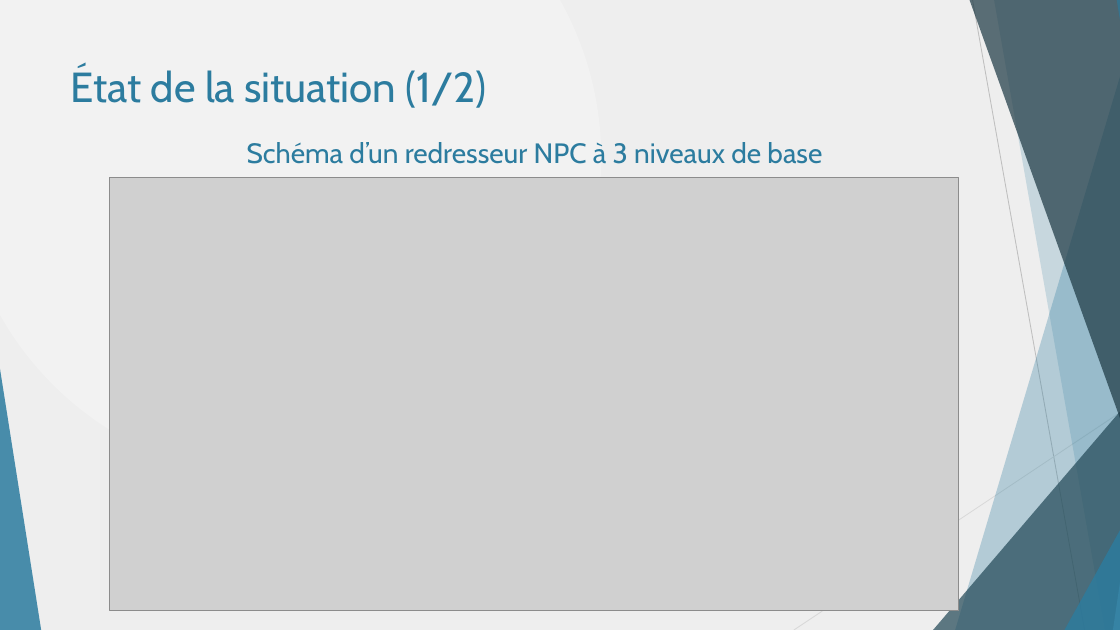
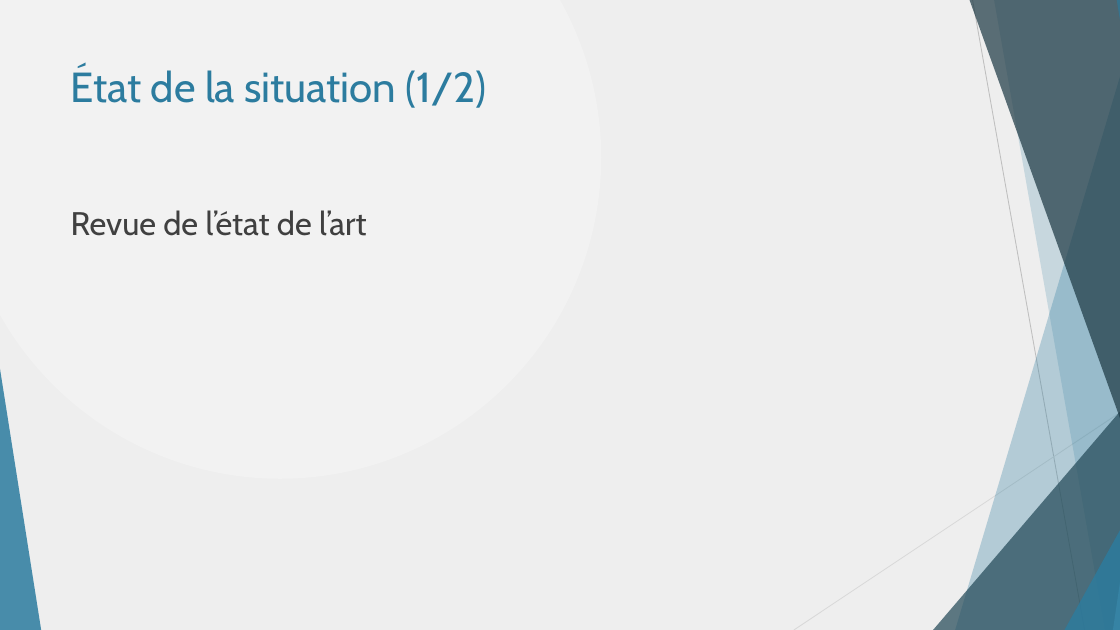
Before and after one commit to danthib76/DesignIV, a slide deck: slide 16 of Remise/Remise 1/Presentation_Remise_1.pptx (slide 9 before the commit). Drawn at 1120x630 pixels with LibreOffice and Linux fonts; fonts in the diff are those of the drawing; grey boxes stand for pictures. Boxes give left, top, right and bottom in pixels: in the first picture for what was removed or moved away, otherwise in the second. Text is boxed around its words. In the diff, an @@ line names an element or a change of style, - is before the commit and + after.

```diff
--- a/Remise/Remise 1/Presentation_Remise_1.pptx
+++ b/Remise/Remise 1/Presentation_Remise_1.pptx
@@ text removed at box(247, 142, 822, 164) @@
-Schéma d’un redresseur NPC à 3 niveaux de base
@@ picture removed at box(110, 177, 960, 611) @@
@@ text added at box(71, 210, 367, 236), 28 pt, text #404040 @@
+Revue de l’état de l’art
```
Also in this commit, not shown: 8 other slides changed, 8 slides added, 6 slides removed.
